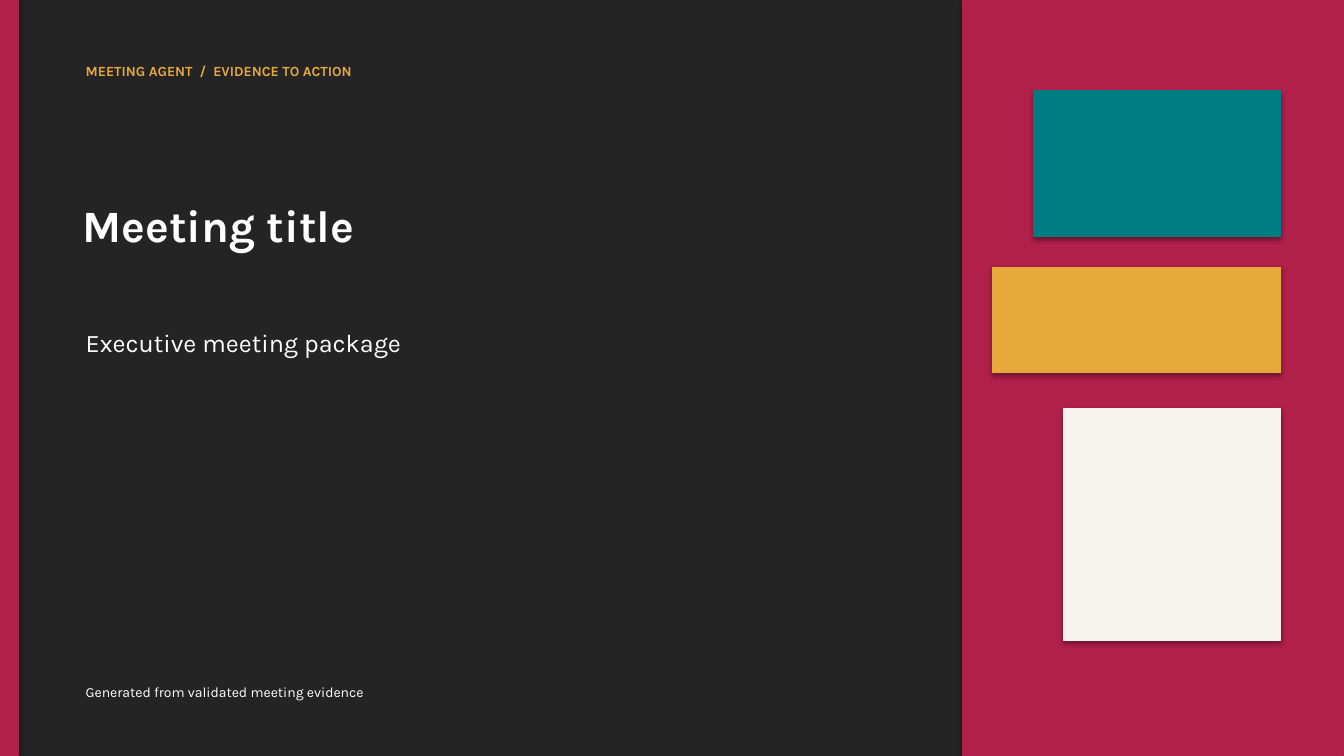
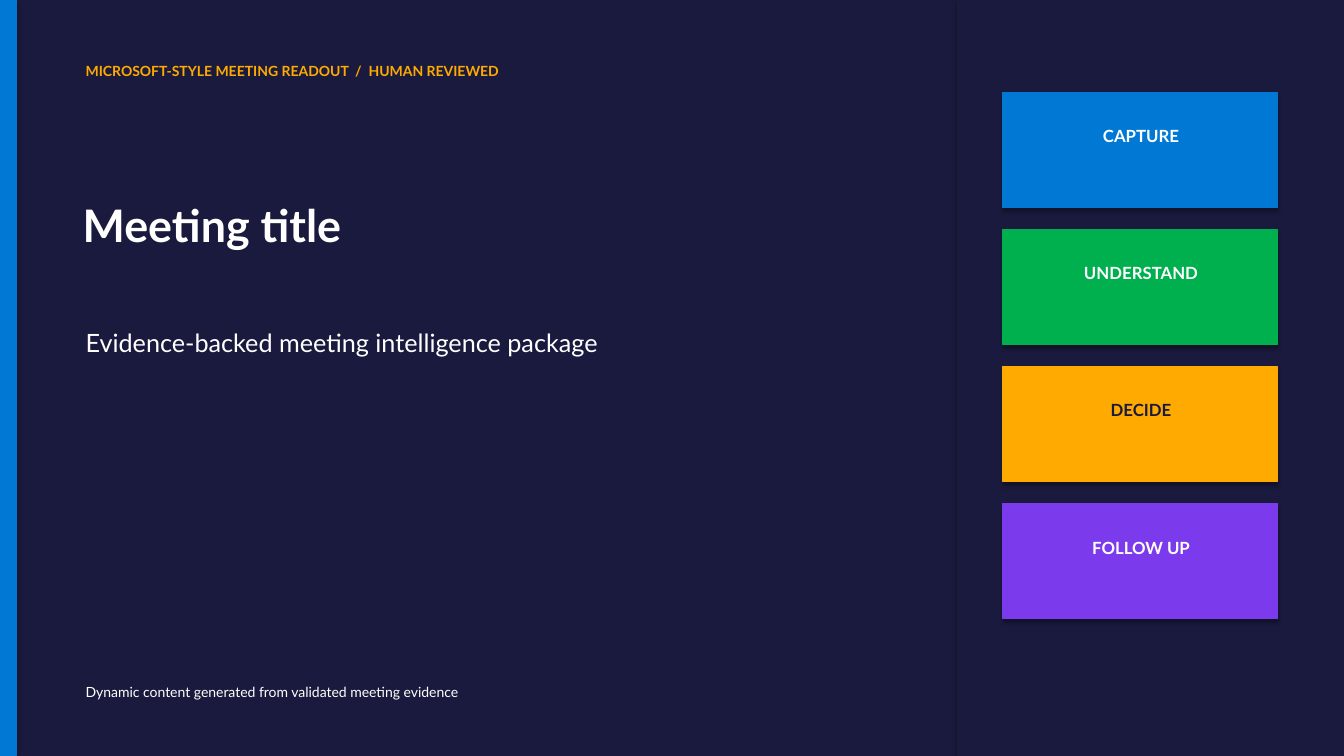
Before and after one commit to david-xinyuwei/david-share, a slide deck: slide 1 of Agents/Meeting-Agent/src/meeting_agent/templates/meeting-agent-template.pptx. Drawn at 1344x756 pixels with LibreOffice and Linux fonts; fonts in the diff are those of the drawing. Boxes give left, top, right and bottom in pixels: in the first picture for what was removed or moved away, otherwise in the second. Text is boxed around its words. In the diff, an @@ line names an element or a change of style, - is before the commit and + after.

Commit message:
feat: add key-only Meeting Agent workflow

```diff
--- a/Agents/Meeting-Agent/src/meeting_agent/templates/meeting-agent-template.pptx
+++ b/Agents/Meeting-Agent/src/meeting_agent/templates/meeting-agent-template.pptx
@@ background #242424 to #1A1A3E @@
@@ rectangle at [0, 0, 16, 756]: fill #B11F4B to #0078D4; outline #B11F4B 0.75 pt to #0078D4 0.75 pt @@
@@ rectangle: place and size @@
-rectangle at [963, 0, 1344, 756]
+rectangle at [958, 0, 1344, 756]
@@ rectangle at [958, 0, 1344, 756]: fill #B11F4B to #1A1A3E; outline #B11F4B 0.75 pt to #1A1A3E 0.75 pt @@
@@ text at [86, 65, 499, 76]: text changed; font Karla to Lato; text colour #E7A93B to #FFAA00 @@
-MEETING AGENT / EVIDENCE TO ACTION
+MICROSOFT-STYLE MEETING READOUT / HUMAN REVIEWED
@@ rectangle: place and size @@
-rectangle at [1033, 91, 1280, 237]
+rectangle at [1003, 93, 1277, 208]
@@ rectangle at [1003, 93, 1277, 208]: fill #007C83 to #0078D4; outline #007C83 0.75 pt to #0078D4 0.75 pt @@
@@ text "Meeting title" at [83, 208, 342, 250]: font Karla to Lato @@
@@ text added at [1103, 129, 1179, 142], 12 pt, text #FFFFFF, bold @@
+CAPTURE
@@ rectangle: place and size @@
-rectangle at [993, 267, 1280, 373]
+rectangle at [1003, 230, 1277, 345]
@@ rectangle at [1003, 230, 1277, 345]: fill #E7A93B to #00B04F; outline #E7A93B 0.75 pt to #00B04F 0.75 pt @@
@@ text added at [1084, 266, 1198, 279], 12 pt, text #FFFFFF, bold @@
+UNDERSTAND
@@ text at [86, 333, 597, 357]: text changed; font Karla to Lato @@
-Executive meeting package
+Evidence-backed meeting intelligence package
@@ rectangle: place and size @@
-rectangle at [1064, 408, 1280, 640]
+rectangle at [1003, 367, 1277, 482]
@@ rectangle at [1003, 367, 1277, 482]: fill #F7F4EF to #FFAA00; outline #F7F4EF 0.75 pt to #FFAA00 0.75 pt @@
@@ text added at [1111, 403, 1172, 416], 12 pt, text #1A1A3E, bold @@
+DECIDE
@@ rectangle added at [1003, 504, 1277, 619], fill #7C3AED, outline #7C3AED 0.75 pt @@
@@ text added at [1092, 541, 1190, 554], 12 pt, text #FFFFFF, bold @@
+FOLLOW UP
@@ text at [86, 686, 459, 700]: text changed; font Karla to Lato @@
-Generated from validated meeting evidence
+Dynamic content generated from validated meeting evidence
```
Also in this commit, not shown: 5 other slides changed, 55 other files.
